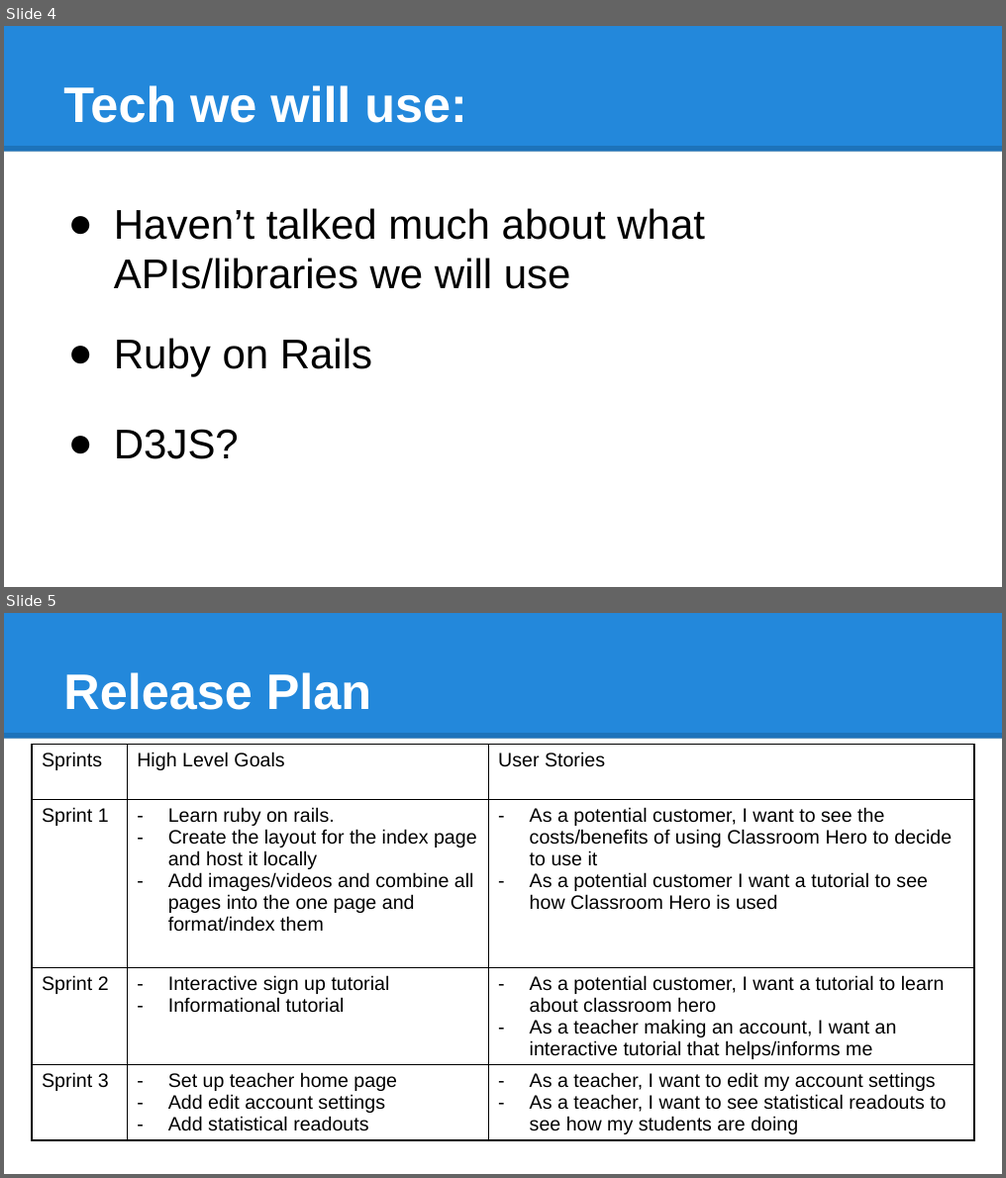
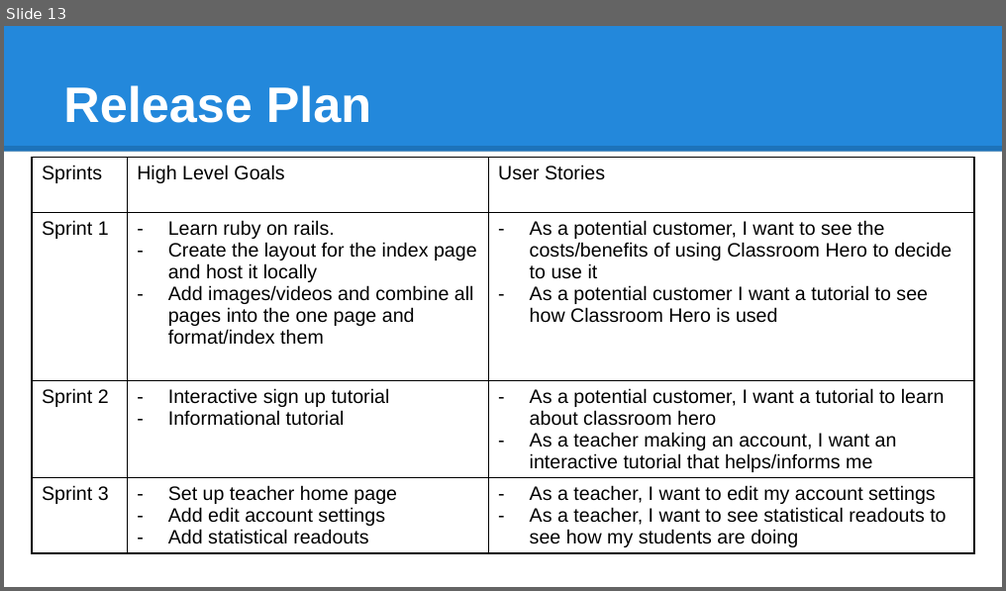
Before and after one commit to JoshNussbaum/classroom-hero-rails, a slide deck: CS115_Presentation.pptx. Shown one above the other, each under a label of ours: slides 4 and 5 before the commit, slide 13 after it. The pictures are 1006x1178 and 1006x591 pixels, drawn with LibreOffice and Linux fonts; fonts in the diff are those of the drawing. Boxes give left, top, right and bottom in pixels: in the first picture for what was removed or moved away, otherwise in the second. Text is boxed around its words. In the diff, an @@ line names an element or a change of style, - is before the commit and + after.

Commit message:
Updated the presentation
and some about stuff

```diff
--- a/CS115_Presentation.pptx
+++ b/CS115_Presentation.pptx
@@ slide 4 removed at <box>4,26,1002,587</box>, background #FFFFFF; not listed: 2 template elements that a slide beside it also shows @@
@@ title removed at <box>63,85,467,123</box> @@
-Tech we will use:
@@ text removed at <box>114,208,705,460</box> @@
-● Haven’t talked much about what APIs/libraries we will use
-● Ruby on Rails
-● D3JS?
@@ what was slide 5 is now slide 13 @@
```
Also in this commit, not shown: 2 slides changed, 10 slides added, 1 other slide removed, 6 other files.
